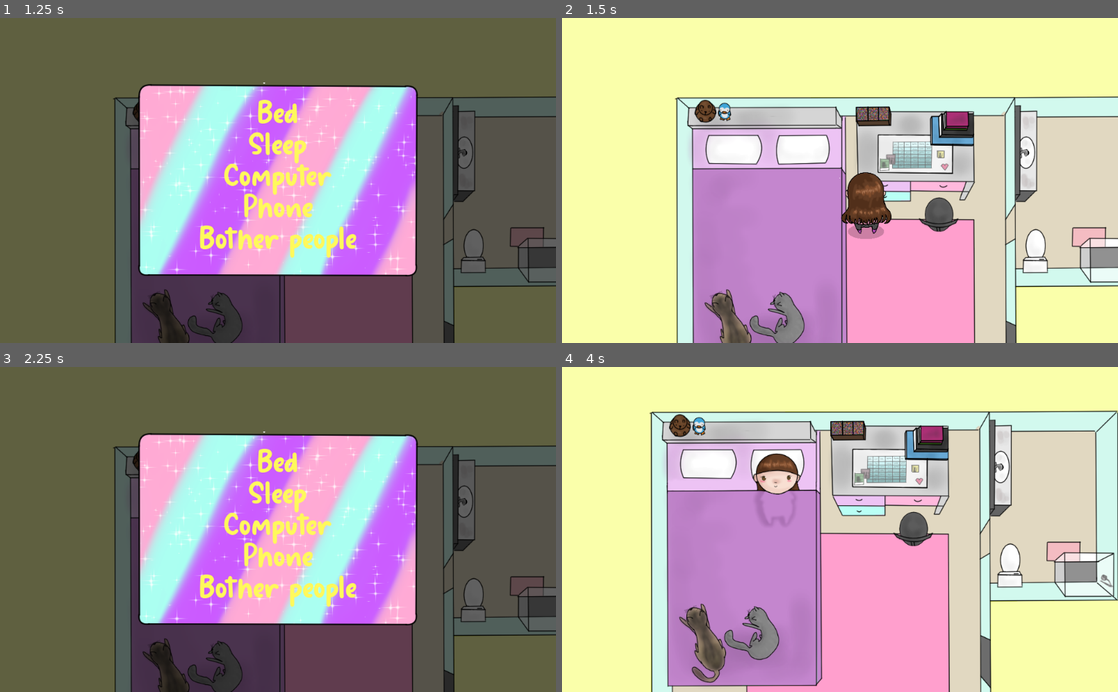
Above: before the commit, frames 1-4 (two rows, left to right).
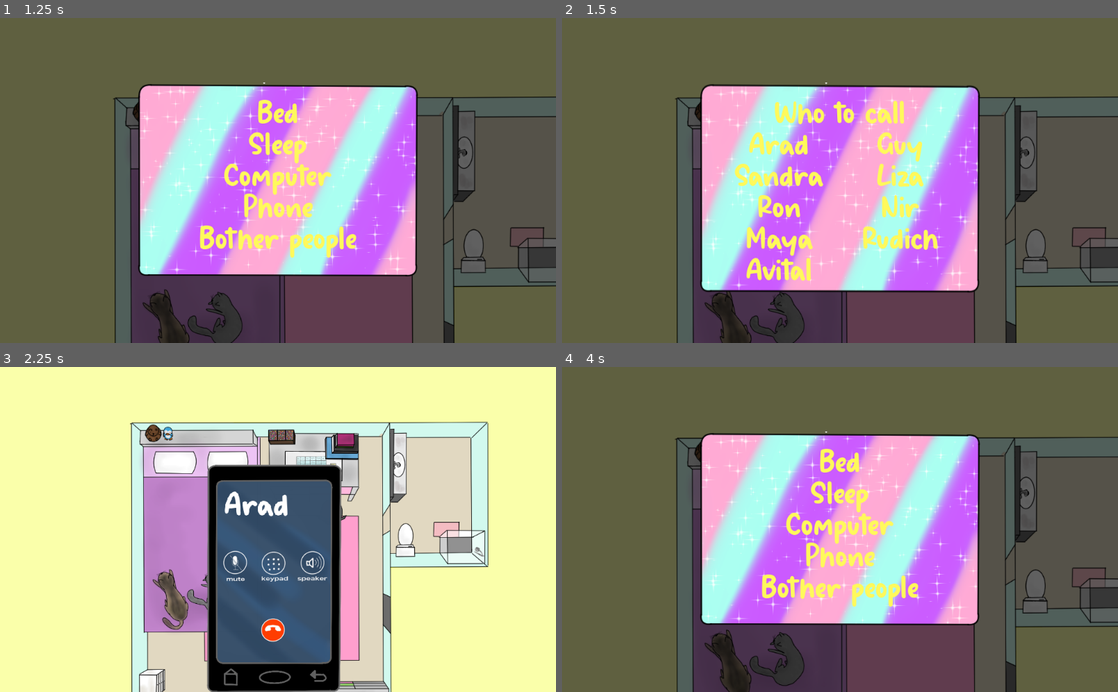
Above: after the commit, the same moments.

Repository: A-Walrus/Jessy
Game: Godot game, scene res://Scenes/World.tscn
Two runs of this game, one before a commit and one after it. Both use one fixed random seed, a clock stepped at 60 frames per second and the inputs below.
Inputs (mouse positions are in pixels of both pictures, inside the frame that each line leads up to):
- Up to frame 1 (1.25 s): tap Enter (ui_accept) at 0.5, 0.77, 0.8, 1.07 s; move the mouse to (194, 187) at 0.52 s; press the mouse at (194, 187) at 0.53 s
- Up to frame 2 (1.5 s): release the mouse at (756, 187) at 1.25 s; click "Bother people" at 1.25 s
- Up to frame 3 (2.25 s): click (216, 497) at 2 s, where only the run after the commit has a clickable "Arad"
- Up to frame 4 (4 s): click (840, 497) at 2.75 s, where only the run before the commit has a clickable "Sleep"; tap Enter (ui_accept) at 3.5, 3.6, 3.77 s; move the mouse to (728, 545) at 3.52 s; click (728, 545) at 3.8 s

Frame 1 is identical in both runs. In frame 2, 99% of the frame differs, in the area x 0-100%, y 0-100%; in frame 3, 99%; in frame 4, 97%.

Commit message:
bother people

Diff:
--- /dev/null
+++ b/Jessy/Call.gd
@@ -0,0 +1,6 @@
+extends Control
+
+
+func pressed(a):
+	Globals.nameCall=a
+	get_tree().change_scene("res://Scenes/Bother people.tscn")
--- a/Jessy/Scenes/Instagram.gd
+++ b/Jessy/Instagram.gd
@@ -1,4 +1,4 @@
-extends Node2D
+extends Node
 
 func _input(event):
 	if Input.is_action_just_pressed("click"):
--- /dev/null
+++ b/Jessy/Label.gd
@@ -0,0 +1,6 @@
+extends Label
+
+
+# Called when the node enters the scene tree for the first time.
+func _ready():
+	text=Globals.nameCall
--- /dev/null
+++ b/Jessy/Scenes/Bother people.tscn
@@ -0,0 +1,47 @@
+[gd_scene load_steps=8 format=2]
+
+[ext_resource path="res://Scenes/Camera2D.tscn" type="PackedScene" id=1]
+[ext_resource path="res://Art/Temp/JESSY.ROOM.png" type="Texture" id=2]
+[ext_resource path="res://Instagram.gd" type="Script" id=3]
+[ext_resource path="res://Art/Temp/JESSY.PHONE.CALLLL.png" type="Texture" id=4]
+[ext_resource path="res://Label.gd" type="Script" id=5]
+
+[sub_resource type="DynamicFontData" id=1]
+font_path = "res://goldie_boxing/Goldie Boxing.ttf"
+
+[sub_resource type="DynamicFont" id=2]
+size = 80
+font_data = SubResource( 1 )
+
+[node name="Bother people" type="Node"]
+script = ExtResource( 3 )
+
+[node name="JESSYPHONECALLLL" type="Sprite" parent="."]
+position = Vector2( 551.025, 312.157 )
+scale = Vector2( 0.764162, 0.764162 )
+z_index = -3
+texture = ExtResource( 4 )
+
+[node name="JESSYROOM" type="Sprite" parent="."]
+position = Vector2( 754.788, 376.536 )
+scale = Vector2( 0.764162, 0.764162 )
+z_index = -10
+texture = ExtResource( 2 )
+__meta__ = {
+"_edit_lock_": true
+}
+
+[node name="Camera2D" parent="." instance=ExtResource( 1 )]
+position = Vector2( 560.668, 200.143 )
+
+[node name="Label" type="Label" parent="."]
+margin_left = 436.658
+margin_top = 118.855
+margin_right = 623.658
+margin_bottom = 208.855
+custom_fonts/font = SubResource( 2 )
+text = "Arad"
+script = ExtResource( 5 )
+__meta__ = {
+"_edit_use_anchors_": false
+}
--- a/Jessy/Scenes/Cats.tscn
+++ b/Jessy/Scenes/Cats.tscn
@@ -13,7 +13,8 @@
 [ext_resource path="res://cat.gd" type="Script" id=11]
 [ext_resource path="res://goldie_boxing/f.tres" type="DynamicFont" id=12]
 [ext_resource path="res://goldie_boxing/new_theme.tres" type="Theme" id=13]
-[ext_resource path="res://Scenes/Button.gd" type="Script" id=14]
+[ext_resource path="res://Button.gd" type="Script" id=14]
+
 
 [sub_resource type="SpriteFrames" id=1]
 animations = [ {
--- a/Jessy/Scenes/Instagram.tscn
+++ b/Jessy/Scenes/Instagram.tscn
@@ -1,9 +1,10 @@
 [gd_scene load_steps=5 format=2]
 
 [ext_resource path="res://Art/Temp/JESSY.instagram.png" type="Texture" id=1]
-[ext_resource path="res://Scenes/Instagram.gd" type="Script" id=2]
+[ext_resource path="res://Instagram.gd" type="Script" id=2]
 [ext_resource path="res://Scenes/Camera2D.tscn" type="PackedScene" id=3]
 [ext_resource path="res://Art/Temp/JESSY.ROOM.png" type="Texture" id=4]
+
 
 [node name="Instagram" type="Node2D"]
 script = ExtResource( 2 )
--- a/Jessy/Scenes/World.tscn
+++ b/Jessy/Scenes/World.tscn
@@ -19,9 +19,11 @@
 [ext_resource path="res://Art/Temp/JESSY.BACK2.png" type="Texture" id=17]
 [ext_resource path="res://Cats.gd" type="Script" id=18]
 [ext_resource path="res://Art/Temp/JESSY.OPEN DOOR.png" type="Texture" id=19]
-[ext_resource path="res://Scenes/room.gd" type="Script" id=20]
-[ext_resource path="res://Scenes/Title.gd" type="Script" id=21]
-[ext_resource path="res://Scenes/TitleP.gd" type="Script" id=22]
+[ext_resource path="res://room.gd" type="Script" id=20]
+[ext_resource path="res://Title.gd" type="Script" id=21]
+[ext_resource path="res://TitleP.gd" type="Script" id=22]
+[ext_resource path="res://Call.gd" type="Script" id=23]
+[ext_resource path="res://p.gd" type="Script" id=24]
 
 [sub_resource type="SpriteFrames" id=1]
 animations = [ {
@@ -48,6 +50,11 @@
 "name": "idle",
 "speed": 5.0
 }, {
+"frames": [ ExtResource( 3 ), ExtResource( 7 ) ],
+"loop": true,
+"name": "walk",
+"speed": 7.0
+}, {
 "frames": [ ExtResource( 17 ), ExtResource( 16 ) ],
 "loop": true,
 "name": "bWalk",
@@ -57,11 +64,6 @@
 "loop": true,
 "name": "bIdle",
 "speed": 5.0
-}, {
-"frames": [ ExtResource( 3 ), ExtResource( 7 ) ],
-"loop": true,
-"name": "walk",
-"speed": 7.0
 } ]
 
 [sub_resource type="RectangleShape2D" id=4]
@@ -411,6 +413,188 @@
 __meta__ = {
 "_edit_use_anchors_": false
 }
+
+[node name="Call" type="Control" parent="CanvasLayer/UI"]
+visible = false
+margin_left = 512.0
+margin_top = 300.0
+margin_right = 512.0
+margin_bottom = 300.0
+script = ExtResource( 23 )
+__meta__ = {
+"_edit_use_anchors_": false
+}
+
+[node name="Window" type="TextureRect" parent="CanvasLayer/UI/Call"]
+margin_left = -263.0
+margin_top = -181.0
+margin_right = 262.0
+margin_bottom = 211.0
+texture = ExtResource( 10 )
+expand = true
+__meta__ = {
+"_edit_use_anchors_": false
+}
+
+[node name="V" type="VBoxContainer" parent="CanvasLayer/UI/Call"]
+margin_left = -221.0
+margin_top = -143.0
+margin_right = 220.0
+margin_bottom = 143.0
+__meta__ = {
+"_edit_use_anchors_": false
+}
+
+[node name="TitleP" type="Label" parent="CanvasLayer/UI/Call/V"]
+margin_right = 441.0
+margin_bottom = 54.0
+custom_fonts/font = ExtResource( 13 )
+custom_colors/font_color = Color( 1, 0.978667, 0.36, 1 )
+text = "Who to call"
+align = 1
+
+[node name="HBoxContainer" type="HBoxContainer" parent="CanvasLayer/UI/Call/V"]
+margin_top = 58.0
+margin_right = 441.0
+margin_bottom = 344.0
+__meta__ = {
+"_edit_use_anchors_": false
+}
+
+[node name="VBoxContainer" type="VBoxContainer" parent="CanvasLayer/UI/Call/V/HBoxContainer"]
+margin_right = 218.0
+margin_bottom = 286.0
+size_flags_horizontal = 3
+
+[node name="p" type="Button" parent="CanvasLayer/UI/Call/V/HBoxContainer/VBoxContainer"]
+margin_right = 218.0
+margin_bottom = 54.0
+theme = ExtResource( 14 )
+custom_fonts/font = ExtResource( 13 )
+custom_colors/font_color = Color( 1, 0.980392, 0.360784, 1 )
+text = "Arad"
+script = ExtResource( 24 )
+__meta__ = {
+"_edit_use_anchors_": false
+}
+call = NodePath("../../../..")
+
+[node name="p2" type="Button" parent="CanvasLayer/UI/Call/V/HBoxContainer/VBoxContainer"]
+margin_top = 58.0
+margin_right = 218.0
+margin_bottom = 112.0
+theme = ExtResource( 14 )
+custom_fonts/font = ExtResource( 13 )
+custom_colors/font_color = Color( 1, 0.980392, 0.360784, 1 )
+text = "Sandra"
+script = ExtResource( 24 )
+__meta__ = {
+"_edit_use_anchors_": false
+}
+call = NodePath("../../../..")
+
+[node name="p3" type="Button" parent="CanvasLayer/UI/Call/V/HBoxContainer/VBoxContainer"]
+margin_top = 116.0
+margin_right = 218.0
+margin_bottom = 170.0
+theme = ExtResource( 14 )
+custom_fonts/font = ExtResource( 13 )
+custom_colors/font_color = Color( 1, 0.980392, 0.360784, 1 )
+text = "Ron"
+script = ExtResource( 24 )
+__meta__ = {
+"_edit_use_anchors_": false
+}
+call = NodePath("../../../..")
+
+[node name="p4" type="Button" parent="CanvasLayer/UI/Call/V/HBoxContainer/VBoxContainer"]
+margin_top = 174.0
+margin_right = 218.0
+margin_bottom = 228.0
+theme = ExtResource( 14 )
+custom_fonts/font = ExtResource( 13 )
+custom_colors/font_color = Color( 1, 0.980392, 0.360784, 1 )
+text = "Maya"
+script = ExtResource( 24 )
+__meta__ = {
+"_edit_use_anchors_": false
+}
+call = NodePath("../../../..")
+
+[node name="p5" type="Button" parent="CanvasLayer/UI/Call/V/HBoxContainer/VBoxContainer"]
+margin_top = 232.0
+margin_right = 218.0
+margin_bottom = 286.0
+theme = ExtResource( 14 )
+custom_fonts/font = ExtResource( 13 )
+custom_colors/font_color = Color( 1, 0.980392, 0.360784, 1 )
+text = "Avital"
+script = ExtResource( 24 )
+__meta__ = {
+"_edit_use_anchors_": false
+}
+call = NodePath("../../../..")
+
+[node name="VBoxContainer2" type="VBoxContainer" parent="CanvasLayer/UI/Call/V/HBoxContainer"]
+margin_left = 222.0
+margin_right = 441.0
+margin_bottom = 286.0
+size_flags_horizontal = 3
+
+[node name="p4" type="Button" parent="CanvasLayer/UI/Call/V/HBoxContainer/VBoxContainer2"]
+margin_right = 219.0
+margin_bottom = 54.0
+theme = ExtResource( 14 )
+custom_fonts/font = ExtResource( 13 )
+custom_colors/font_color = Color( 1, 0.980392, 0.360784, 1 )
+text = "Guy"
+script = ExtResource( 24 )
+__meta__ = {
+"_edit_use_anchors_": false
+}
+call = NodePath("../../../..")
+
+[node name="p5" type="Button" parent="CanvasLayer/UI/Call/V/HBoxContainer/VBoxContainer2"]
+margin_top = 58.0
+margin_right = 219.0
+margin_bottom = 112.0
+theme = ExtResource( 14 )
+custom_fonts/font = ExtResource( 13 )
+custom_colors/font_color = Color( 1, 0.980392, 0.360784, 1 )
+text = "Liza"
+script = ExtResource( 24 )
+__meta__ = {
+"_edit_use_anchors_": false
+}
+call = NodePath("../../../..")
+
+[node name="p6" type="Button" parent="CanvasLayer/UI/Call/V/HBoxContainer/VBoxContainer2"]
+margin_top = 116.0
+margin_right = 219.0
+margin_bottom = 170.0
+theme = ExtResource( 14 )
+custom_fonts/font = ExtResource( 13 )
+custom_colors/font_color = Color( 1, 0.980392, 0.360784, 1 )
+text = "Nir"
+script = ExtResource( 24 )
+__meta__ = {
+"_edit_use_anchors_": false
+}
+call = NodePath("../../../..")
+
+[node name="p7" type="Button" parent="CanvasLayer/UI/Call/V/HBoxContainer/VBoxContainer2"]
+margin_top = 174.0
+margin_right = 219.0
+margin_bottom = 228.0
+theme = ExtResource( 14 )
+custom_fonts/font = ExtResource( 13 )
+custom_colors/font_color = Color( 1, 0.980392, 0.360784, 1 )
+text = "Rudich"
+script = ExtResource( 24 )
+__meta__ = {
+"_edit_use_anchors_": false
+}
+call = NodePath("../../../..")
 [connection signal="timeout" from="Navigation2D/room/Door" to="Navigation2D/room" method="_on_Door_timeout"]
 [connection signal="timeout" from="Navigation2D/room/FromOpen" to="Navigation2D/room" method="_on_FromOpen_timeout"]
 [connection signal="picked" from="Bed" to="CanvasLayer/UI" method="_on_Bed_picked"]
@@ -420,6 +604,7 @@
 [connection signal="pressed" from="CanvasLayer/UI/Center/Bed/V/sleep" to="CanvasLayer/UI" method="_on_sleep_pressed"]
 [connection signal="pressed" from="CanvasLayer/UI/Center/Bed/V/computer" to="CanvasLayer/UI" method="_on_computer_pressed"]
 [connection signal="pressed" from="CanvasLayer/UI/Center/Bed/V/phone" to="CanvasLayer/UI" method="_on_phone_pressed"]
+[connection signal="pressed" from="CanvasLayer/UI/Center/Bed/V/bother people" to="CanvasLayer/UI" method="_on_bother_people_pressed"]
 [connection signal="timeout" from="CanvasLayer/UI/Food/V/Title/Timer" to="Navigation2D/room" method="_on_Timer_timeout"]
 [connection signal="pressed" from="CanvasLayer/UI/Food/V/yes" to="CanvasLayer/UI/Food/V/Title" method="_on_yes_pressed"]
 [connection signal="pressed" from="CanvasLayer/UI/Food/V/no" to="CanvasLayer/UI/Food/V/Title" method="_on_no_pressed"]
--- a/Jessy/UI.gd
+++ b/Jessy/UI.gd
@@ -31,3 +31,9 @@
 	show()
 	$Center/Bed.hide()
 	$Phone.show()
+
+
+func _on_bother_people_pressed():
+	show()
+	$Center/Bed.hide()
+	$Call.show()
--- /dev/null
+++ b/Jessy/globals.gd
@@ -0,0 +1,3 @@
+extends Node
+
+var nameCall=""
--- /dev/null
+++ b/Jessy/p.gd
@@ -0,0 +1,12 @@
+extends Button
+
+export (NodePath)var call
+# Declare member variables here. Examples:
+# var a = 2
+# var b = "text"
+
+
+# Called when the node enters the scene tree for the first time.
+func _ready():
+	connect("pressed",get_node(call),"pressed",[text])
+#	pass
--- a/Jessy/project.godot
+++ b/Jessy/project.godot
@@ -18,6 +18,10 @@
 config/name="Jessy"
 run/main_scene="res://Scenes/World.tscn"
 
+[autoload]
+
+Globals="*res://globals.gd"
+
 [input]
 
 click={
Renamed: Jessy/Scenes/Button.gd -> Jessy/Button.gd
Not shown: 1 places in Jessy/Scenes/World.tscn that only renumber resources
Renamed: Jessy/Scenes/Title.gd -> Jessy/Title.gd
Renamed: Jessy/Scenes/TitleP.gd -> Jessy/TitleP.gd
Renamed: Jessy/Scenes/room.gd -> Jessy/room.gd
